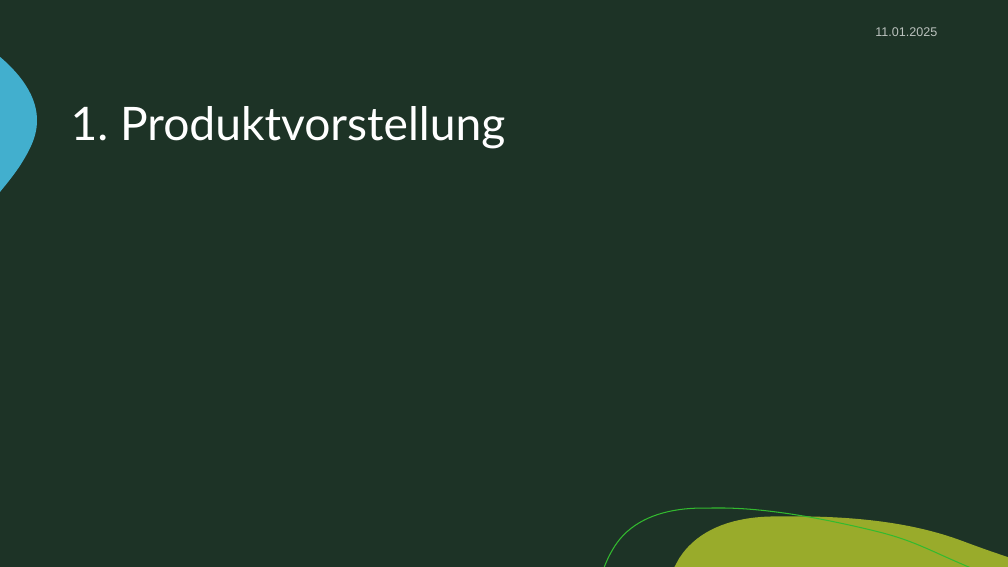
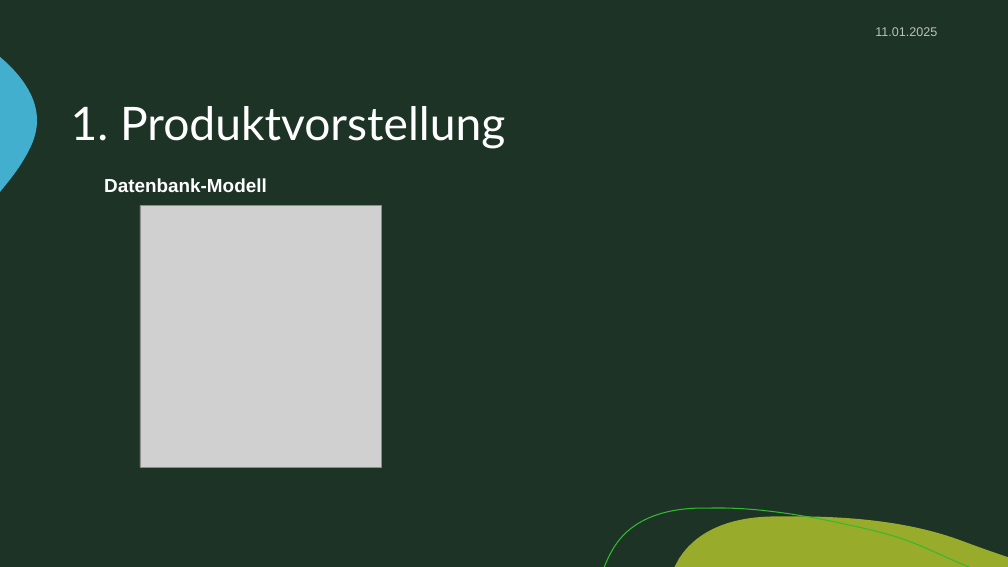
Before and after one commit to zIExpantion/ZumGelbenBach, a slide deck: slide 3 of Dokumente/Sprint-Backlog/Sprint-Backlog3.pptx. Drawn at 1008x567 pixels with LibreOffice and Linux fonts; fonts in the diff are those of the drawing; grey boxes stand for pictures; background and template pictures are left out. Boxes give left, top, right and bottom in pixels: in the first picture for what was removed or moved away, otherwise in the second. Text is boxed around its words. In the diff, an @@ line names an element or a change of style, - is before the commit and + after.

```diff
--- a/Dokumente/Sprint-Backlog/Sprint-Backlog3.pptx
+++ b/Dokumente/Sprint-Backlog/Sprint-Backlog3.pptx
@@ text added at (104, 178, 267, 192), 18 pt, text #FFFFFF, bold @@
+Datenbank-Modell
@@ picture added at (140, 206, 382, 467) @@
```
Also in this commit, not shown: 3 other slides changed, 11 slides removed, 2 other files.
